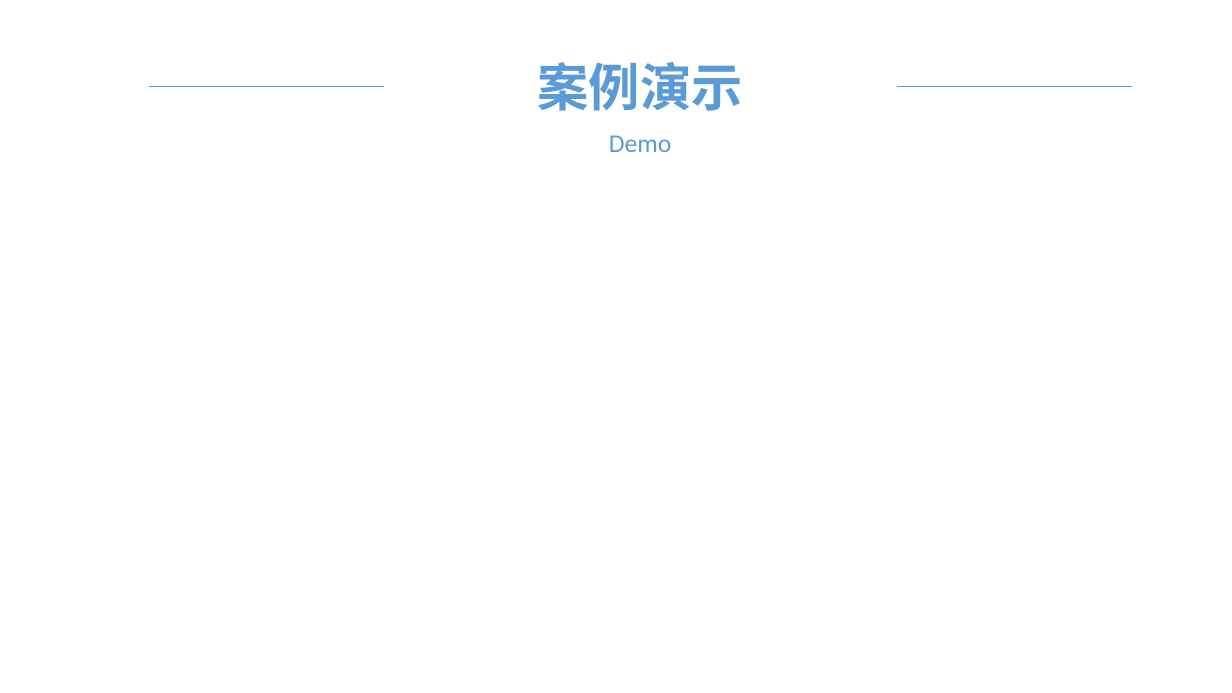
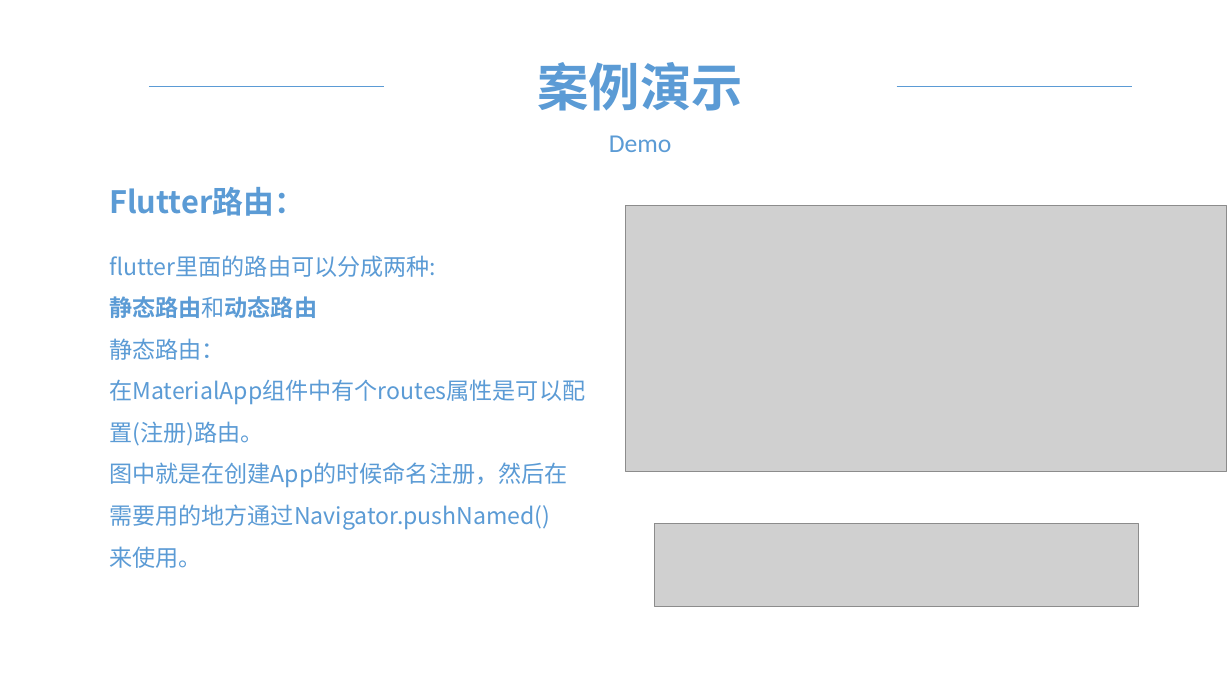
Before and after one commit to wcyycwqie/flutter-demo-nwLogin, a slide deck: slide 16 of flutter.pptx. Drawn at 1232x693 pixels with LibreOffice and Linux fonts; fonts in the diff are those of the drawing; grey boxes stand for pictures. Boxes give left, top, right and bottom in pixels: in the first picture for what was removed or moved away, otherwise in the second. Text is boxed around its words. In the diff, an @@ line names an element or a change of style, - is before the commit and + after.

```diff
--- a/flutter.pptx
+++ b/flutter.pptx
@@ text added at bbox=[109, 187, 305, 216], 24 pt, text #5B9BD5, bold @@
+Flutter路由：
@@ picture added at bbox=[626, 205, 1226, 472] @@
@@ text added at bbox=[109, 255, 585, 568], 18 pt, text #5B9BD5 @@
+flutter里面的路由可以分成两种:
+静态路由和动态路由
+静态路由：
+在MaterialApp组件中有个routes属性是可以配置(注册)路由。
+图中就是在创建App的时候命名注册，然后在
+需要用的地方通过Navigator.pushNamed()
+来使用。
@@ picture added at bbox=[655, 524, 1140, 607] @@
```
Also in this commit, not shown: 4 other slides changed, 1 slide added, 1 slide removed, 4 other files.
